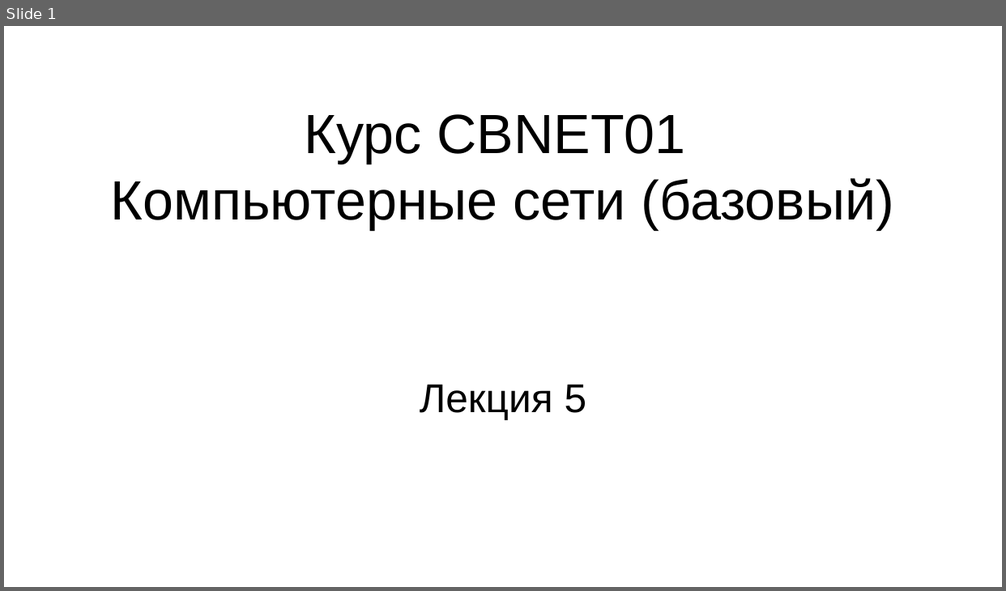
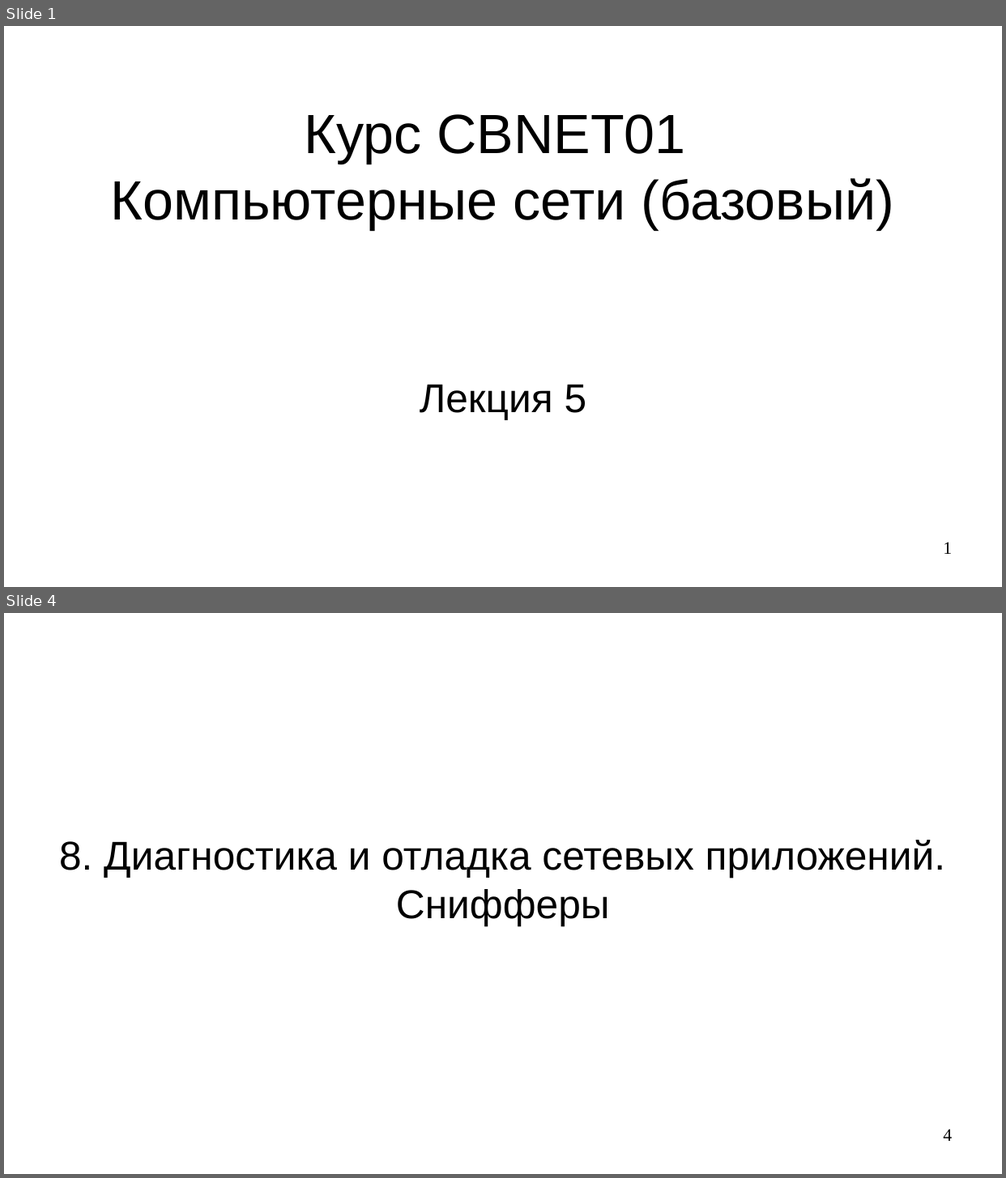
Before and after one commit to steelcraft/stud-lab, a slide deck: Лекции/CBNET01#L5.odp. Shown one above the other, each under a label of ours: slide 1 before the commit, slides 1 and 4 after it; the slides between them are not shown. The pictures are 1006x591 and 1006x1178 pixels, drawn with LibreOffice and Linux fonts; fonts in the diff are those of the drawing. Boxes give left, top, right and bottom in pixels: in the first picture for what was removed or moved away, otherwise in the second. Text is boxed around its words. In the diff, an @@ line names an element or a change of style, - is before the commit and + after.

```diff
--- a/Лекции/CBNET01#L5.odp
+++ b/Лекции/CBNET01#L5.odp
@@ slide 4 added at (4,613,1002,1174), background #FFFFFF @@
@@ title added at (59,840,945,926), 32 pt, text #000000 @@
+8. Диагностика и отладка сетевых приложений.
+Снифферы
@@ page number added at (943,1129,952,1141), 14 pt, text #000000 @@
+4
@@ slide 1 changed as well @@
@@ page number added at (943,542,952,554), 14 pt, text #000000 @@
+1
```
Also in this commit, not shown: 4 other slides added.
